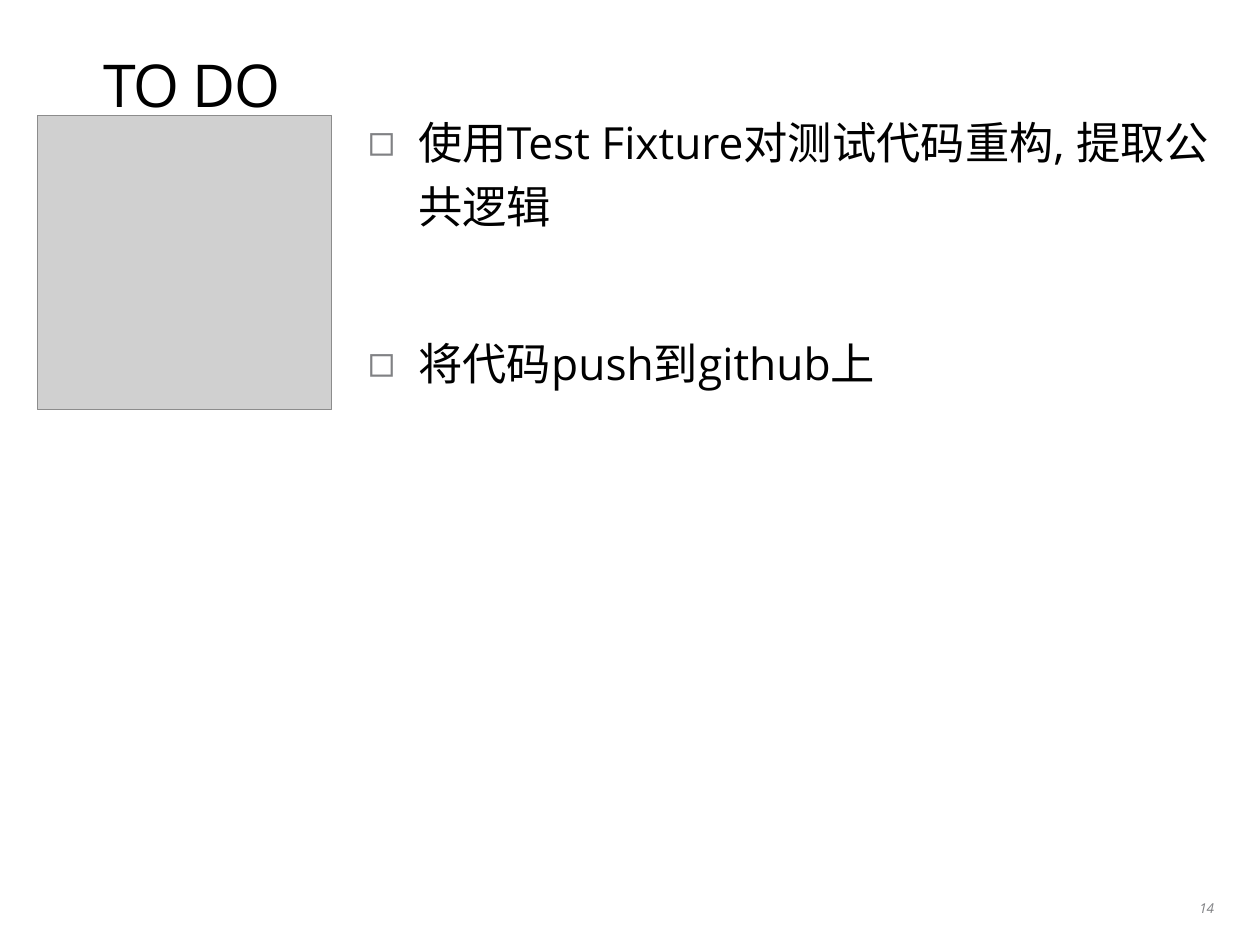
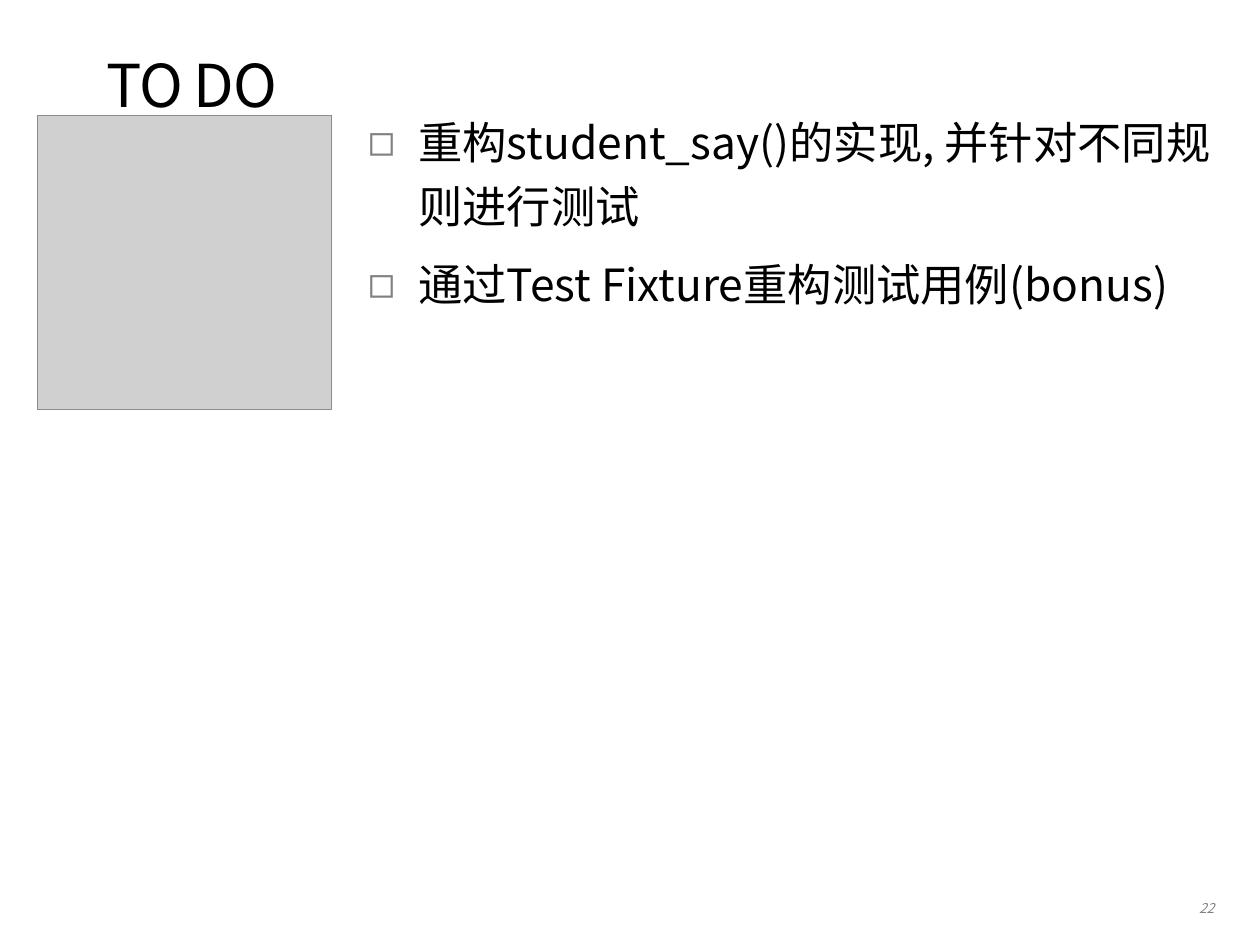
Before and after one commit to coney/c-training, a slide deck: slide 22 of UT/.slides/01-introduction-to-gtest.pptx (slide 14 before the commit). Drawn at 1260x945 pixels with LibreOffice and Linux fonts; fonts in the diff are those of the drawing; grey boxes stand for pictures. Boxes give left, top, right and bottom in pixels: in the first picture for what was removed or moved away, otherwise in the second. Text is boxed around its words. In the diff, an @@ line names an element or a change of style, - is before the commit and + after.

```diff
--- a/UT/.slides/01-introduction-to-gtest.pptx
+++ b/UT/.slides/01-introduction-to-gtest.pptx
@@ title "TO DO" at [107, 63, 277, 123]: font Open Sans to Noto Sans CJK SC @@
@@ text at [418, 121, 1211, 310]: text changed; font Open Sans to Noto Sans CJK SC @@
-◻ 使用Test Fixture对测试代码重构, 提取公共逻辑
-◻ 将代码push到github上
+◻ 重构student_say()的实现, 并针对不同规则进行测试
+◻ 通过Test Fixture重构测试用例(bonus)
@@ page number at [1199, 903, 1214, 913]: text changed; font Open Sans to Noto Sans CJK SC @@
-14
+22
```
Also in this commit, not shown: 5 other slides changed, 8 slides added, 10 other files.
